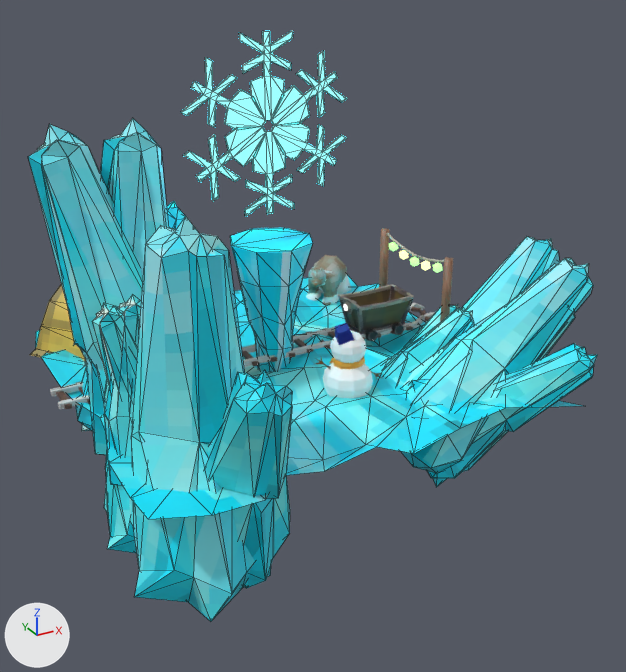
What one commit did to the glTF model Test/Resources/StaticMesh/StageModel/dioramaLevel2.gltf.
Camera for both pictures: a 50 mm camera at (-1.71, -3.52, 1.84) aimed at (0.12, -0.2, 0.18). Arrows for +X, +Y and +Z are at lower left; the lights stay in place. The older version comes first. Mesh edges are drawn as thin lines on the coarser meshes. Where no turn or scale is listed for an object, it has been applied to the vertices.

Objects in the first picture: 'BreakRaile.004', 'Cube.012', 'Cube.013', 'Cube.015', 'IceStick.043', 'IceStick.044', 'Icicle.006', 'SnowFlake.008', 'Trolley', 'tent.003', 'グリッド', '雪だるま.003' and 4 more.
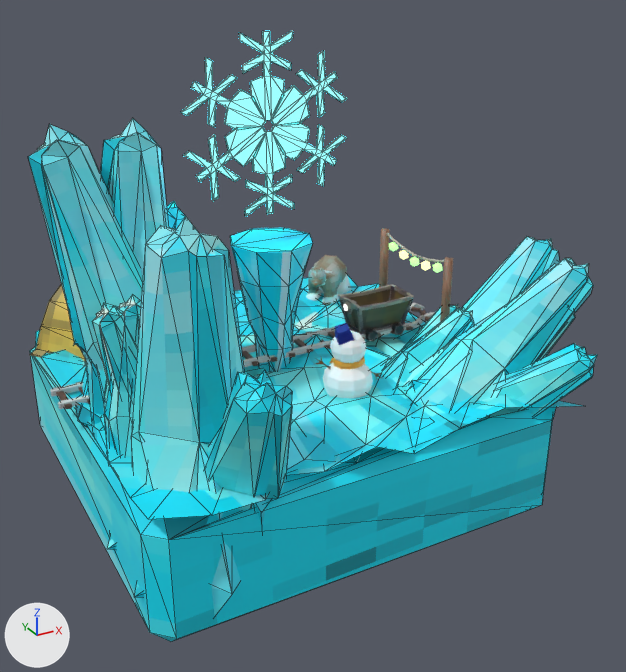
Location of each change, (x1, y1, x2, y2) in pixels of the pictures (626 x 672 px):
'立方体.055', added (cyan)
    after: (30, 296, 556, 642)

Diff of the bpy script that builds the scene:
```diff
--- a/Test/Resources/StaticMesh/StageModel/dioramaLevel2.gltf.py
+++ b/Test/Resources/StaticMesh/StageModel/dioramaLevel2.gltf.py
@@ me_立方体_176 @@
+me_立方体_176.from_pydata(...)  # 69 vertices, 134 faces; spans x -1.0..1.0, y -1.0..1.0, z -0.64..0.03
+me_立方体_176.materials.append(mat_icestick)  # picture img_icestick
@@ ob_立方体_055 @@
+ob_立方体_055 = bpy.data.objects.new('立方体.055', me_立方体_176)
+ob_立方体_055.location = (0.0, 0.0, 0.0)
```
